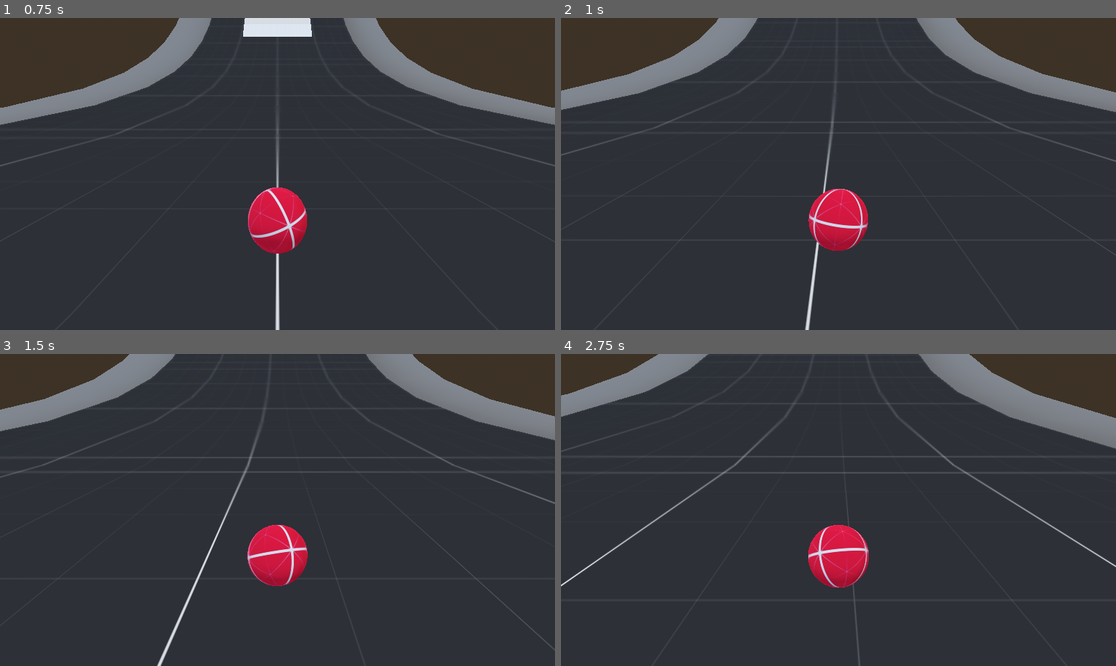
Above: before the commit, frames 1-4 (two rows, left to right).
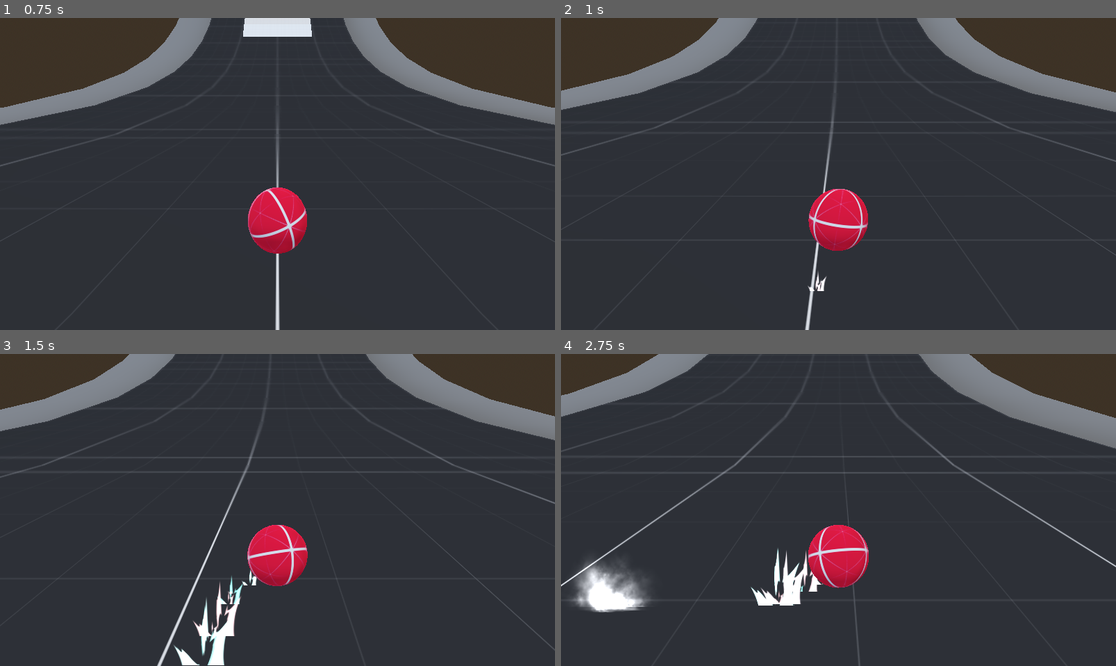
Above: after the commit, the same moments.

Repository: Bartticus/GMTK2025
Game: Godot game, scene res://Scenes/main/main.tscn
Two runs of this game, one before a commit and one after it. Both use one fixed random seed, a clock stepped at 60 frames per second and the inputs below.
Inputs:
- Up to frame 1 (0.75 s): hold D (right) from 0.53 s (still down); hold Space (drift) from 0.53 s (still down)
- Up to frame 2 (1 s): keep holding D (right); keep holding Space (drift)
- Up to frame 3 (1.5 s): release D (right) at 1.28 s; release Space (drift) at 1.28 s; hold S (backward) from 1.28 s (still down); tap Space (drift) at 1.35 s
- Up to frame 4 (2.75 s): release S (backward) at 2.03 s; hold D (right) from 2.03 s (still down); hold Space (drift) from 2.03 s (still down)

Frame 1 is identical in both runs. In frame 2, less than 0.1% of the frame differs, in the area x 44-48%, y 81-88%; in frame 3, 1.0%; in frame 4, 2.5%, in the area x 1-48%, y 62-83%.

Commit message:
Drift particles (WIP)

Diff:
--- a/Scenes/marble/marble.gd
+++ b/Scenes/marble/marble.gd
@@ -3,12 +3,16 @@
 @export var torque: float = 400
 @export var max_angular_vel: float = 100
 @export var brake_force: float = 5
-@onready var initial_friction: float
-@onready var drift_timer: Timer = $DriftTimer
 
 @onready var visuals : Node3D = $Visuals
 @onready var camera_anchor: Node3D = $CameraAnchor
 @onready var camera: Camera3D = $CameraAnchor/Camera3D
+
+@onready var particles: Node3D = $Particles
+@onready var spark_particles1: GPUParticles3D = $Particles/DriftSparkParticles1
+@onready var spark_particles2: GPUParticles3D = $Particles/DriftSparkParticles1/DriftSparkParticles2
+@onready var smoke_particles1: GPUParticles3D = $Particles/DriftSmokeParticles1
+@onready var smoke_particles2: GPUParticles3D = $Particles/DriftSmokeParticles1/DriftSmokeParticles2
 
 @onready var rollSFX : AudioStreamPlayer3D = $rollSFX
 @onready var groundDetectionAudio : RayCast3D = $groundDetection1/groundDetectionAudio
@@ -19,11 +23,13 @@
 @onready var windSFX : AudioStreamPlayer3D = $windSFX
 
 var camera_initial_pos: Vector3
+var initial_friction: float
 
 func _ready() -> void:
 	camera_initial_pos = camera.position
 	camera_anchor.top_level = true
 	groundDetection1.top_level = true
+
 	initial_friction = physics_material_override.friction
 
 	rollSFX.volume_linear = 0
@@ -61,6 +67,7 @@
 
 	if Input.is_action_just_pressed("drift"):
 		new_friction = 0
+
 	if Input.is_action_pressed("drift"):
 		linear_velocity = linear_velocity.lerp(Vector3.ZERO, delta * brake_force)
 		physics_material_override.friction = 0.1
@@ -69,11 +76,31 @@
 		if new_friction < max_friction:
 			new_friction += 20
 
+		handle_particles(true)
+
 	elif Input.is_action_just_released("drift"):
 		physics_material_override.friction = new_friction
 
 		var tween: Tween = create_tween()
 		tween.tween_property(self, "physics_material_override:friction", initial_friction, 2)
+
+		handle_particles(false)
+
+func handle_particles(is_drifting: bool) -> void:
+	spark_particles1.emitting = is_drifting
+	spark_particles2.emitting = is_drifting
+
+	smoke_particles1.emitting = not is_drifting
+	smoke_particles2.emitting = not is_drifting
+
+
+	var state = PhysicsServer3D.body_get_direct_state(get_rid())
+	if state:
+		for i in state.get_contact_count():
+			contact_pos = state.get_contact_local_position(i)
+	print(contact_pos)
+
+	particles.global_position = contact_pos
 
 func is_on_floor() -> bool:
 	for body in get_colliding_bodies():
@@ -92,3 +119,11 @@
 		rollSFX.volume_linear = 0
 
 	windSFX.volume_linear = marbleVOL / 100
+
+
+var contact_pos: Vector3
+#func _on_body_entered(body: Node) -> void:
+	#var state = PhysicsServer3D.body_get_direct_state(get_rid())
+	#if state:
+		#for i in state.get_contact_count():
+			#contact_pos = state.get_contact_local_position(i)
--- /dev/null
+++ b/Scenes/marble/marble.tres
@@ -0,0 +1,17 @@
+[gd_resource type="ParticleProcessMaterial" load_steps=3 format=3 uid="uid://bu44oopo80i1v"]
+
+[sub_resource type="Curve" id="Curve_o7fp8"]
+_data = [Vector2(0, 0), 0.0, 0.0, 0, 0, Vector2(0.830882, 1), 0.0, 0.0, 0, 0, Vector2(1, 0.505618), 0.0, 0.0, 0, 0]
+point_count = 3
+
+[sub_resource type="CurveTexture" id="CurveTexture_ld4xo"]
+curve = SubResource("Curve_o7fp8")
+
+[resource]
+lifetime_randomness = 0.5
+gravity = Vector3(0, 0.5, 0)
+scale_min = 0.1
+scale_max = 2.0
+scale_curve = SubResource("CurveTexture_ld4xo")
+hue_variation_min = -0.1
+hue_variation_max = 0.1
--- a/Scenes/marble/marble.tscn
+++ b/Scenes/marble/marble.tscn
@@ -8,6 +8,8 @@
 [ext_resource type="Script" uid="uid://lr7yfx68wgra" path="res://Scenes/marble/camera.gd" id="6_whwca"]
 [ext_resource type="AudioStream" uid="uid://bvcqrvylv4j3e" path="res://Scenes/marble/Marble roll loop.wav" id="7_mlxtt"]
 [ext_resource type="AudioStream" uid="uid://bpfed2lli6vwn" path="res://Sounds/wind.mp3" id="8_ywu4v"]
+[ext_resource type="Texture2D" uid="uid://n2hq6sdny8n8" path="res://Textures/Tx_Burst_radial_01_MEDIUM - Tile02.png" id="9_xfd6w"]
+[ext_resource type="Texture2D" uid="uid://dnooj036jptk4" path="res://Textures/smoke_01.png" id="10_lhqa5"]
 
 [sub_resource type="PhysicsMaterial" id="PhysicsMaterial_vfrwj"]
 friction = 2.0
@@ -40,6 +42,117 @@
 fractal_octaves = 3
 fractal_lacunarity = 1.615
 fractal_gain = 6.795
+
+[sub_resource type="Curve" id="Curve_o7fp8"]
+_data = [Vector2(0, 0), 0.0, 2.13933, 0, 0, Vector2(1, 1), 0.0, 0.0, 0, 0]
+point_count = 2
+
+[sub_resource type="CurveTexture" id="CurveTexture_ld4xo"]
+curve = SubResource("Curve_o7fp8")
+
+[sub_resource type="ParticleProcessMaterial" id="ParticleProcessMaterial_fmvk0"]
+lifetime_randomness = 0.5
+gravity = Vector3(0, 0.5, 0)
+scale_min = 0.1
+scale_max = 2.0
+scale_curve = SubResource("CurveTexture_ld4xo")
+hue_variation_min = -0.1
+hue_variation_max = 0.1
+
+[sub_resource type="StandardMaterial3D" id="StandardMaterial3D_0ovb4"]
+transparency = 1
+blend_mode = 1
+cull_mode = 2
+shading_mode = 0
+vertex_color_use_as_albedo = true
+albedo_texture = ExtResource("9_xfd6w")
+billboard_mode = 3
+billboard_keep_scale = true
+particles_anim_h_frames = 1
+particles_anim_v_frames = 1
+particles_anim_loop = false
+
+[sub_resource type="QuadMesh" id="QuadMesh_o7fp8"]
+material = SubResource("StandardMaterial3D_0ovb4")
+
+[sub_resource type="ParticleProcessMaterial" id="ParticleProcessMaterial_ld4xo"]
+lifetime_randomness = 0.5
+gravity = Vector3(0, 0.5, 0)
+scale_min = 0.1
+scale_max = 2.0
+scale_curve = SubResource("CurveTexture_ld4xo")
+hue_variation_min = -0.1
+hue_variation_max = 0.1
+
+[sub_resource type="StandardMaterial3D" id="StandardMaterial3D_i5nwi"]
+transparency = 1
+blend_mode = 1
+cull_mode = 2
+shading_mode = 0
+vertex_color_use_as_albedo = true
+albedo_texture = ExtResource("9_xfd6w")
+billboard_mode = 3
+billboard_keep_scale = true
+particles_anim_h_frames = 1
+particles_anim_v_frames = 1
+particles_anim_loop = false
+
+[sub_resource type="QuadMesh" id="QuadMesh_55j5u"]
+material = SubResource("StandardMaterial3D_i5nwi")
+
+[sub_resource type="Gradient" id="Gradient_koch1"]
+colors = PackedColorArray(1, 1, 1, 1, 0, 0, 0, 1)
+
+[sub_resource type="GradientTexture1D" id="GradientTexture1D_47kih"]
+gradient = SubResource("Gradient_koch1")
+
+[sub_resource type="ParticleProcessMaterial" id="ParticleProcessMaterial_ehthu"]
+lifetime_randomness = 0.5
+gravity = Vector3(0, 0.2, 0)
+scale_min = 0.1
+scale_max = 3.0
+scale_curve = SubResource("CurveTexture_ld4xo")
+color_ramp = SubResource("GradientTexture1D_47kih")
+hue_variation_min = -2.23517e-08
+hue_variation_max = -2.23517e-08
+
+[sub_resource type="StandardMaterial3D" id="StandardMaterial3D_470xv"]
+transparency = 1
+blend_mode = 1
+cull_mode = 2
+shading_mode = 0
+vertex_color_use_as_albedo = true
+albedo_texture = ExtResource("10_lhqa5")
+billboard_mode = 3
+billboard_keep_scale = true
+particles_anim_h_frames = 1
+particles_anim_v_frames = 1
+particles_anim_loop = false
+
+[sub_resource type="QuadMesh" id="QuadMesh_a0fhv"]
+material = SubResource("StandardMaterial3D_470xv")
+
+[sub_resource type="ParticleProcessMaterial" id="ParticleProcessMaterial_lhqa5"]
+lifetime_randomness = 0.5
+gravity = Vector3(0, 0.2, 0)
+scale_min = 0.1
+scale_max = 3.0
+scale_curve = SubResource("CurveTexture_ld4xo")
+color_ramp = SubResource("GradientTexture1D_47kih")
+hue_variation_min = -2.23517e-08
+hue_variation_max = -2.23517e-08
+
+[sub_resource type="StandardMaterial3D" id="StandardMaterial3D_fmvk0"]
+transparency = 1
+blend_mode = 1
+cull_mode = 2
+shading_mode = 0
+vertex_color_use_as_albedo = true
+albedo_texture = ExtResource("10_lhqa5")
+billboard_keep_scale = true
+
+[sub_resource type="QuadMesh" id="QuadMesh_0ovb4"]
+material = SubResource("StandardMaterial3D_fmvk0")
 
 [node name="Marble" type="RigidBody3D"]
 collision_layer = 2
@@ -107,3 +220,41 @@
 [node name="windSFX" type="AudioStreamPlayer3D" parent="."]
 stream = ExtResource("8_ywu4v")
 autoplay = true
+
+[node name="Particles" type="Node3D" parent="."]
+top_level = true
+
+[node name="DriftSparkParticles1" type="GPUParticles3D" parent="Particles"]
+transform = Transform3D(0.707107, 0, 0.707107, 0, 1, 0, -0.707107, 0, 0.707107, 0, 0, 0)
+explosiveness = 0.15
+randomness = 0.44
+process_material = SubResource("ParticleProcessMaterial_fmvk0")
+draw_pass_1 = SubResource("QuadMesh_o7fp8")
+
+[node name="DriftSparkParticles2" type="GPUParticles3D" parent="Particles/DriftSparkParticles1"]
+transform = Transform3D(1.31134e-07, 0, -1, 0, 1, 0, 1, 0, 1.31134e-07, 0, 0, 0)
+emitting = false
+explosiveness = 0.15
+randomness = 0.44
+process_material = SubResource("ParticleProcessMaterial_ld4xo")
+draw_pass_1 = SubResource("QuadMesh_55j5u")
+
+[node name="DriftSmokeParticles1" type="GPUParticles3D" parent="Particles"]
+transform = Transform3D(0.707107, 0, 0.707107, 0, 1, 0, -0.707107, 0, 0.707107, 0, 0, 0)
+emitting = false
+amount = 20
+lifetime = 3.0
+one_shot = true
+explosiveness = 0.85
+randomness = 0.44
+process_material = SubResource("ParticleProcessMaterial_ehthu")
+draw_pass_1 = SubResource("QuadMesh_a0fhv")
+
+[node name="DriftSmokeParticles2" type="GPUParticles3D" parent="Particles/DriftSmokeParticles1"]
+transform = Transform3D(-0.258819, 0, 0.965926, 0, 1, 0, -0.965926, 0, -0.258819, 0, 0, 0)
+emitting = false
+one_shot = true
+explosiveness = 0.15
+randomness = 0.44
+process_material = SubResource("ParticleProcessMaterial_lhqa5")
+draw_pass_1 = SubResource("QuadMesh_0ovb4")
--- /dev/null
+++ b/Scenes/marble/marble1.tres
@@ -0,0 +1,15 @@
+[gd_resource type="QuadMesh" load_steps=3 format=3 uid="uid://vyjht2nf1uyu"]
+
+[ext_resource type="Texture2D" uid="uid://n2hq6sdny8n8" path="res://Textures/Tx_Burst_radial_01_MEDIUM - Tile02.png" id="1_wie8i"]
+
+[sub_resource type="StandardMaterial3D" id="StandardMaterial3D_xfd6w"]
+transparency = 1
+blend_mode = 1
+cull_mode = 2
+shading_mode = 0
+vertex_color_use_as_albedo = true
+albedo_texture = ExtResource("1_wie8i")
+billboard_keep_scale = true
+
+[resource]
+material = SubResource("StandardMaterial3D_xfd6w")
Not shown: 1 places in Scenes/marble/marble.tscn that only renumber resources
Binary file added: Textures/Tx_Burst_radial_01_MEDIUM - Tile02.png
Not shown, added: Textures/Tx_Burst_radial_01_MEDIUM - Tile02.png.import
Binary file added: Textures/scorch_01.png
Not shown, added: Textures/scorch_01.png.import
Binary file added: Textures/smoke_01.png
Not shown, added: Textures/smoke_01.png.import
